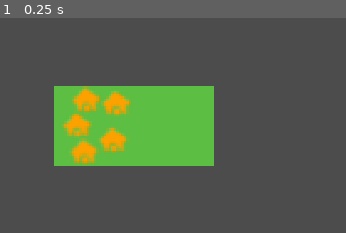
Above: before the commit, frame 1.
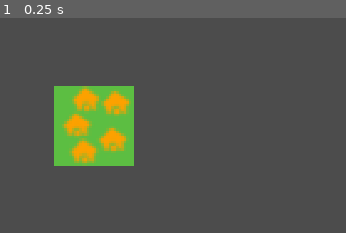
Above: after the commit, the same moment.

Repository: LLBlumire/ldjam46
Game: Godot game, scene res://src/World/World.tscn
The game is run twice, just before and just after one commit, with the same random seed, the same clock (stepped at 60 frames per second) and the same inputs.
Inputs:
- Up to frame 1 (0.25 s): no input
The pictures show only the part of the screen within x 29-79%, y 27-77%; the shares and areas given below are measured in that part.

The runs differ from the first frame. In frame 1, 8.6% of the frame differs, in the area x 38-62%, y 31-69%.

Commit message:
Add cancel functionality to buttons and bugfix immidiate new input

Diff:
--- a/src/UI/BuildingMenu.gd
+++ b/src/UI/BuildingMenu.gd
@@ -16,11 +16,14 @@
 # Called every frame. 'delta' is the elapsed time since the previous frame.
 #func _process(delta):
 
-
+func _input(event):
+	if (event.is_pressed() and event.button_index == BUTTON_RIGHT):
+		kill_self()
 
 
 func kill_self():
 	get_parent().remove_child(self)
+	world_map.building_flag = false
 
 func _on_Village_pressed():
 	world_map.place_tile(click_cursor,0)
--- a/src/WorldMap/WorldMap.gd
+++ b/src/WorldMap/WorldMap.gd
@@ -12,6 +12,7 @@
 var world_select : TileMap
 var neighbour_mask : TileMap
 var building_scene
+var building_flag : bool = false
 
 # Called when the node enters the scene tree for the first time.
 func _ready():
@@ -32,14 +33,15 @@
 		if world_tile_map.get_cellv(mouse_cursor) == -1:
 			place_cursor()
 			if Input.is_action_just_pressed("ui_select"):
-				print(click_cursor)
-				click_cursor = mouse_cursor
-				emit_signal("tile_clicked", click_cursor)
-				var building_menu = building_scene.instance()
-				building_menu.position = world_tile_map.map_to_world(click_cursor)
-				building_menu.click_cursor = click_cursor
-				add_child(building_menu)
-
+				if building_flag == false:
+					print(click_cursor)
+					click_cursor = mouse_cursor
+					emit_signal("tile_clicked", click_cursor)
+					building_flag = true
+					var building_menu = building_scene.instance()
+					building_menu.position = world_tile_map.map_to_world(click_cursor)
+					building_menu.click_cursor = click_cursor
+					add_child(building_menu)
 func place_cursor():
 	world_select.set_cellv(mouse_cursor, 0)
 
--- a/src/WorldMap/WorldMap.tscn
+++ b/src/WorldMap/WorldMap.tscn
@@ -53,7 +53,7 @@
 cell_size = Vector2( 32, 32 )
 cell_custom_transform = Transform2D( 1, 0, 0, 1, 0, 0 )
 format = 1
-tile_data = PoolIntArray( 0, 0, 0, 1, 0, 1 )
+tile_data = PoolIntArray( 0, 0, 0 )
 __meta__ = {
 "_editor_description_": "	"
 }
